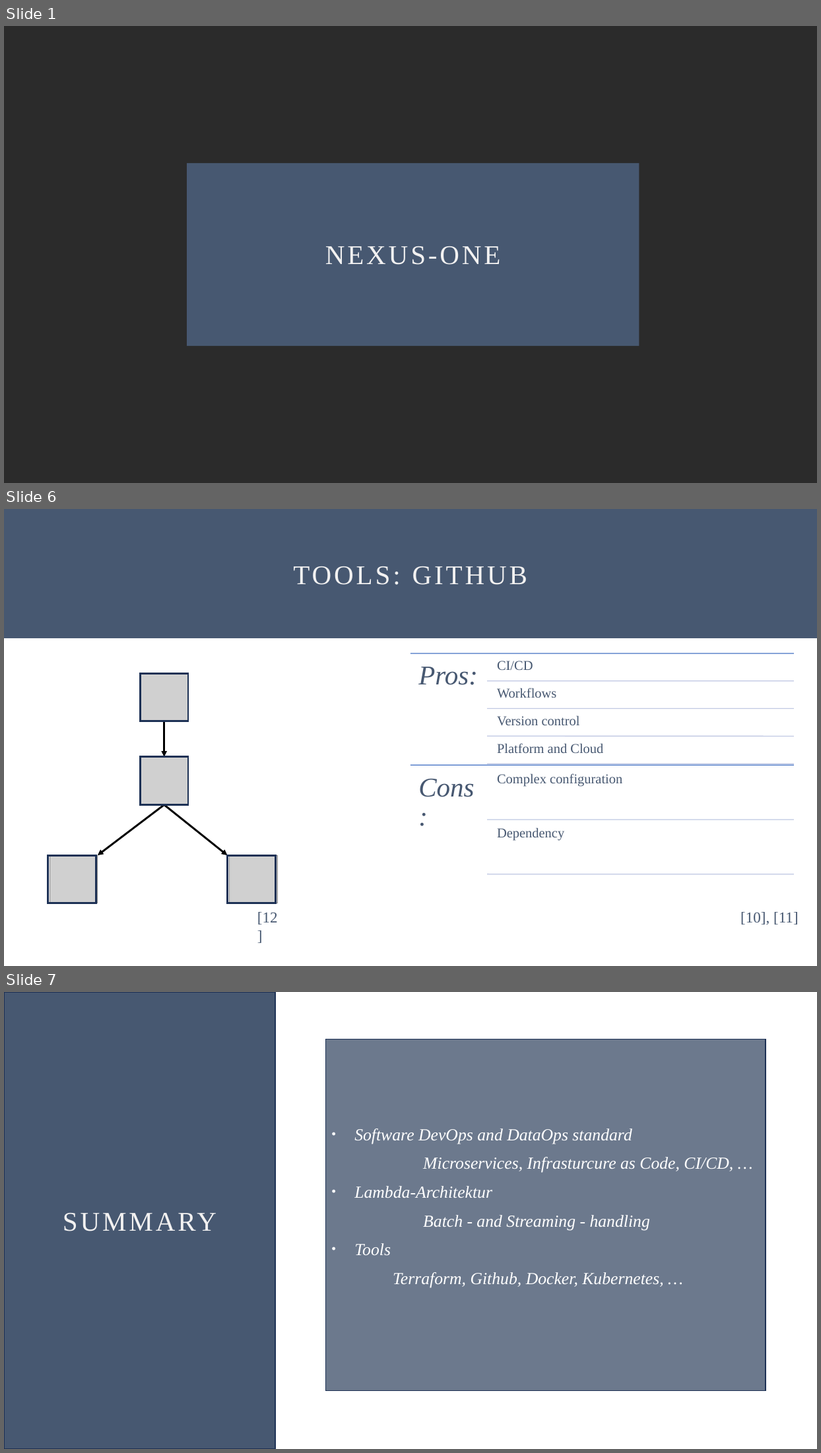
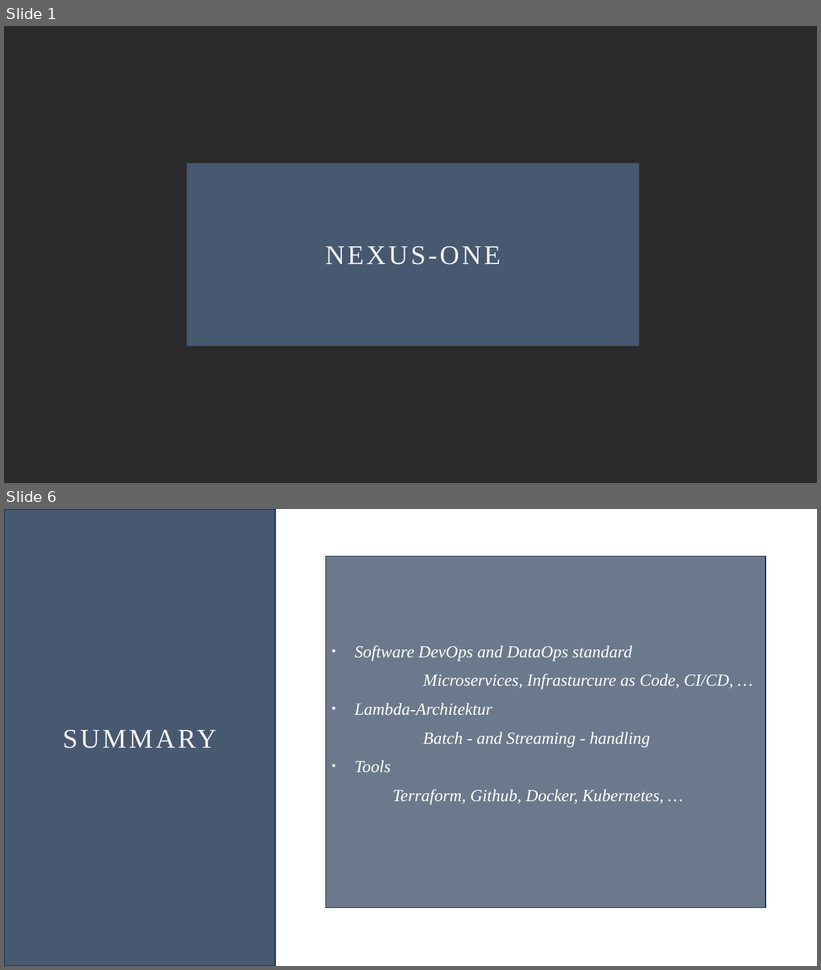
Before and after one commit to Oddl42/Software-Engineering-DLMDWSEDW01, a slide deck: Präsentation/20240725_Willkens_Tim_IU14073577_DLMDWSEDW01.pptx. Shown one above the other, each under a label of ours: slides 1, 6 and 7 before the commit, slides 1 and 6 after it; the slides between them are not shown. The pictures are 821x1453 and 821x970 pixels, drawn with LibreOffice and Linux fonts; fonts in the diff are those of the drawing; grey boxes stand for pictures; background and template pictures are left out; a plain dark background stands for a picture behind light text. Boxes give left, top, right and bottom in pixels: in the first picture for what was removed or moved away, otherwise in the second. Text is boxed around its words. In the diff, an @@ line names an element or a change of style, - is before the commit and + after.

```diff
--- a/Präsentation/20240725_Willkens_Tim_IU14073577_DLMDWSEDW01.pptx
+++ b/Präsentation/20240725_Willkens_Tim_IU14073577_DLMDWSEDW01.pptx
@@ slide 6 removed at [4,509,817,966], background #FFFFFF @@
@@ rectangle removed at [4,509,817,638] @@
-TOOLS: GITHUB
@@ group removed at [48,674,278,904]: 4 pictures, 4 rectangles, 3 arrows @@
@@ group removed at [411,654,794,875]: 8 lines, 8 texts @@
-Pros:
-CI/CD
-Workflows
-Version control
-Platform and Cloud
-Cons:
-Complex configuration
-Dependency
@@ text removed at [257,912,278,925] @@
-[12]
@@ text removed at [741,912,799,925] @@
-[10], [11]
@@ what was slide 7 is now slide 6 @@
```
Also in this commit, not shown: 3 slides changed, 2 slides added, 2 other slides removed, 2 other files.
